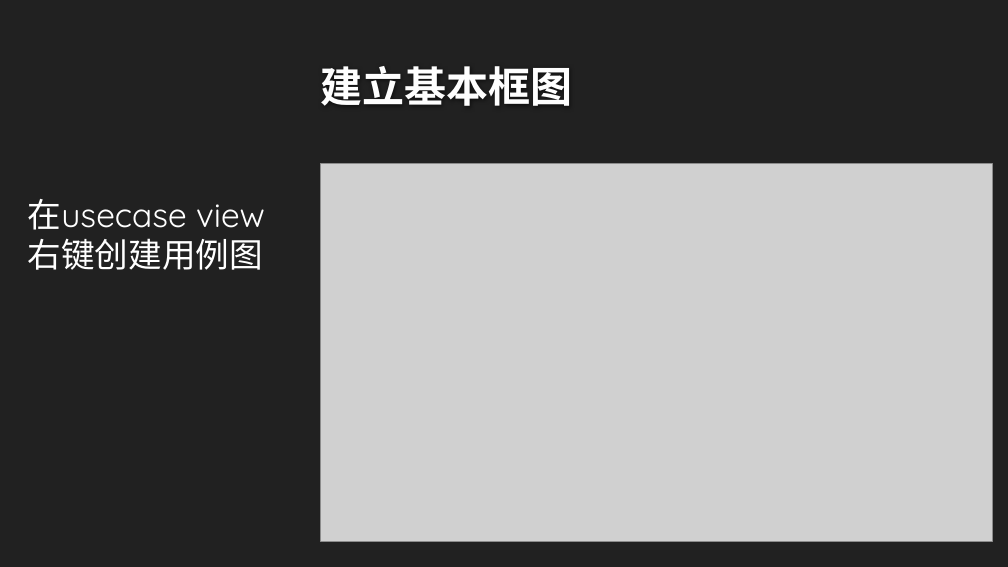
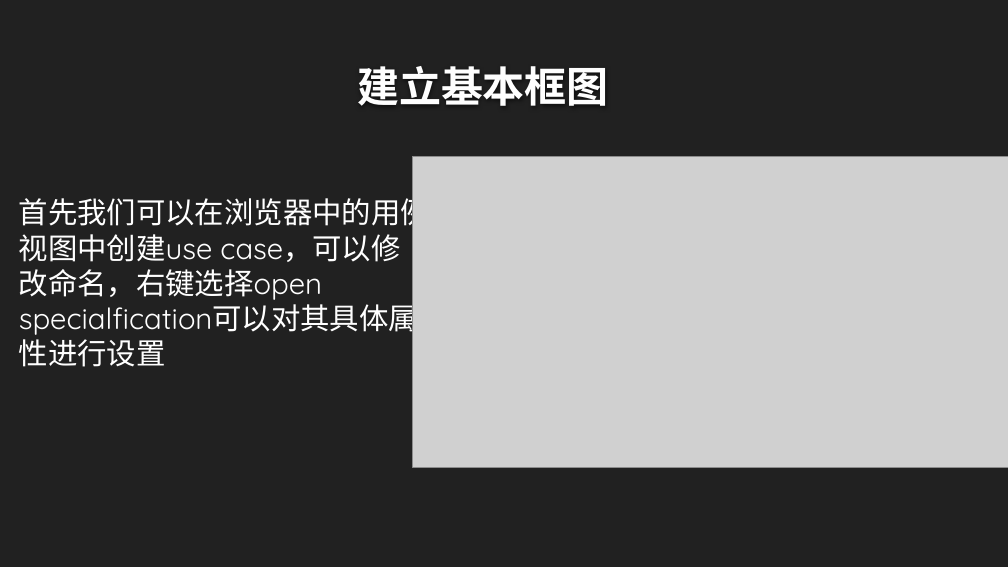
Before and after one commit to twn422/PRD2017, a slide deck: slide 9 of PRD-2017-G24/STW/非受控文件/翻转课堂作业/UML工具：Rational Rose/UML工具：Rational Rose.pptx. Drawn at 1008x567 pixels with LibreOffice and Linux fonts; fonts in the diff are those of the drawing; grey boxes stand for pictures; background and template pictures are left out. Boxes give left, top, right and bottom in pixels: in the first picture for what was removed or moved away, otherwise in the second. Text is boxed around its words. In the diff, an @@ line names an element or a change of style, - is before the commit and + after.

```diff
--- a/PRD-2017-G24/STW/非受控文件/翻转课堂作业/UML工具：Rational Rose/UML工具：Rational Rose.pptx
+++ b/PRD-2017-G24/STW/非受控文件/翻转课堂作业/UML工具：Rational Rose/UML工具：Rational Rose.pptx
@@ title "建立基本框图": place and size @@
-title "建立基本框图" at [321, 66, 573, 106]
+title "建立基本框图" at [357, 66, 609, 106]
@@ picture: place and size @@
-picture at [321, 164, 993, 542]
+picture at [413, 157, 1008, 468]
@@ text added at [19, 194, 430, 300], 28 pt, text #FFFFFF @@
+首先我们可以在浏览器中的用例视图中创建use case，可以修改命名，右键选择open specialfication可以对其具体属性进行设置
@@ text removed at [28, 199, 187, 230] @@
-在usecase view右键创建用例图
```
Also in this commit, not shown: 9 other slides changed, 4 slides added, 1 other file.
